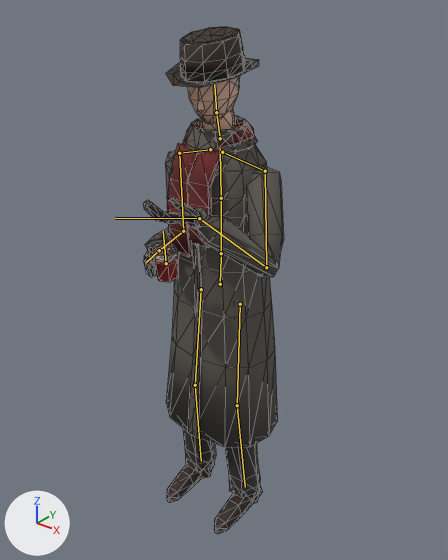
A saved change to the glTF model site/public/models/people_man_older.lite.glb.
Before and after are seen from a 50 mm lens placed at (1.21, -1.493, 1.888), pointed at (0.058, -0.053, 0.995). Lighting does not change. The marker at lower left points along +X, +Y and +Z. The picture after the commit comes second. Both versions are drawn at frame 72 of the action 'chat'; the numbers are the values there. The bones that change, and the others that lie on the model, are drawn over the model as lines. Mesh edges are drawn as thin lines.

The first picture shows 'body', 'mug'.
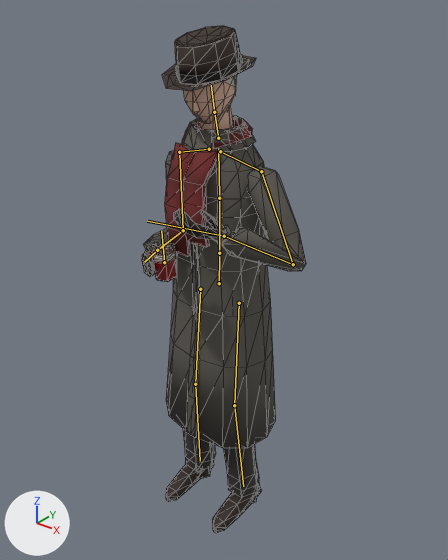
Where the change shows, as pixel boxes [x1, y1, x2, y2] in the pictures (448 x 560 px):
```json
{"object": "body", "change": "posed", "before": [143, 27, 284, 534], "after": [142, 26, 306, 533], "on screen": "16% wider"}
{"object": "mug", "change": "posed", "before": [144, 244, 179, 282], "after": [142, 243, 177, 282]}
{"bone": "hips", "before": "(220, 284) to (221, 257)", "after": "(219, 283) to (219, 256)"}
{"bone": "spine", "before": "(221, 253) to (221, 198)", "after": "(219, 253) to (219, 198)"}
{"bone": "chest", "before": "(221, 198) to (220, 148)", "after": "(219, 198) to (218, 148)"}
{"bone": "head", "before": "(216, 112) to (214, 84)", "after": "(214, 112) to (211, 85)"}
{"bone": "upperarm.L", "before": "(265, 171) to (266, 267)", "after": "(261, 171) to (293, 264)"}
{"bone": "forearm.L", "before": "(266, 267) to (199, 218)", "after": "(293, 264) to (224, 236)"}
{"bone": "hand.L", "before": "(199, 218) to (115, 218)", "after": "(224, 236) to (147, 221)"}
{"bone": "upperarm.R", "before": "(179, 153) to (183, 231)", "after": "(179, 152) to (183, 230)"}
{"bone": "forearm.R", "before": "(183, 231) to (159, 250)", "after": "(183, 230) to (157, 250)"}
{"bone": "thigh.L", "before": "(240, 304) to (237, 405)", "after": "(239, 303) to (234, 405)"}
{"bone": "shin.L", "before": "(237, 405) to (245, 487)", "after": "(234, 405) to (243, 486)"}
{"bone": "thigh.R", "before": "(201, 289) to (195, 385)", "after": "(200, 289) to (195, 384)"}
{"bone": "shin.R", "before": "(195, 385) to (201, 461)", "after": "(195, 384) to (200, 461)"}
```

Scene script edits in JSON lines:
```json
{"block": "bone_hips", "where": "bone_hips = bpy.data.objects['people_man_older'].pose.bones['hips']"}
{"op": "set", "path": "bone_hips.location", "old": "(0.0, -0.006, 0.0)", "new": "(-0.005, -0.006, 0.0)"}
{"op": "set", "path": "bone_hips.rotation_quaternion", "old": "(1.0, 0.0, 0.0, 0.0)", "new": "(1.0, 0.0, -0.007, 0.006)", "note": "degrees (0, 0, 0) -> degrees (0, -1, 1)"}
{"block": "bone_spine", "where": "bone_spine = bpy.data.objects['people_man_older'].pose.bones['spine']  # child of 'hips'"}
{"op": "set", "path": "bone_spine.rotation_quaternion", "old": "(1.0, 0.01, 0.0, 0.0)", "new": "(1.0, 0.01, 0.005, -0.005)", "note": "degrees (1, 0, 0) -> degrees (1, 1, -1)"}
{"block": "bone_chest", "where": "bone_chest = bpy.data.objects['people_man_older'].pose.bones['chest']  # child of 'spine'"}
{"op": "set", "path": "bone_chest.rotation_quaternion", "old": "(1.0, 0.028, 0.001, 0.0)", "new": "(0.999, 0.028, -0.023, -0.001)", "note": "degrees (3, 0, 0) -> degrees (3, -3, 0)"}
{"block": "bone_head", "where": "bone_head = bpy.data.objects['people_man_older'].pose.bones['head']  # child of 'neck'"}
{"op": "set", "path": "bone_head.rotation_quaternion", "old": "(0.997, -0.008, 0.079, -0.009)", "new": "(0.998, 0.021, 0.063, -0.01)", "note": "degrees (-1, 9, -1) -> degrees (2, 7, -1)"}
{"block": "bone_upperarm_l", "where": "bone_upperarm_l = bpy.data.objects['people_man_older'].pose.bones['upperarm.L']  # child of 'shoulder.L'"}
{"op": "set", "path": "bone_upperarm_l.rotation_quaternion", "old": "(0.945, 0.297, -0.018, 0.137)", "new": "(0.973, 0.102, -0.085, 0.187)", "note": "degrees (34, -7, 14) -> degrees (10, -12, 21)"}
{"block": "bone_forearm_l", "where": "bone_forearm_l = bpy.data.objects['people_man_older'].pose.bones['forearm.L']  # child of 'upperarm.L'"}
{"op": "set", "path": "bone_forearm_l.rotation_quaternion", "old": "(0.608, 0.758, 0.0, -0.236)", "new": "(0.544, 0.801, 0.0, -0.249)", "note": "degrees (99, 21, -18) -> degrees (108, 24, -17)"}
{"block": "bone_hand_l", "where": "bone_hand_l = bpy.data.objects['people_man_older'].pose.bones['hand.L']  # child of 'forearm.L'"}
{"op": "set", "path": "bone_hand_l.rotation_quaternion", "old": "(0.757, -0.12, -0.572, 0.293)", "new": "(0.812, 0.023, -0.56, 0.163)", "note": "degrees (-58, -53, 73) -> degrees (-21, -67, 37)"}
{"block": "bone_upperarm_r", "where": "bone_upperarm_r = bpy.data.objects['people_man_older'].pose.bones['upperarm.R']  # child of 'shoulder.R'"}
{"op": "set", "path": "bone_upperarm_r.rotation_quaternion", "old": "(0.998, 0.006, -0.057, 0.019)", "new": "(0.997, 0.022, -0.077, 0.019)", "note": "degrees (1, -7, 2) -> degrees (2, -9, 2)"}
{"block": "bone_forearm_r", "where": "bone_forearm_r = bpy.data.objects['people_man_older'].pose.bones['forearm.R']  # child of 'upperarm.R'"}
{"op": "set", "path": "bone_forearm_r.rotation_quaternion", "old": "(0.687, 0.694, 0.0, 0.216)", "new": "(0.696, 0.686, 0.0, 0.213)", "note": "degrees (88, -17, 18) -> degrees (86, -17, 18)"}
{"block": "bone_thigh_l", "where": "bone_thigh_l = bpy.data.objects['people_man_older'].pose.bones['thigh.L']  # child of 'hips'"}
{"op": "set", "path": "bone_thigh_l.rotation_quaternion", "old": "(-0.999, -0.024, 0.02, -0.011)", "new": "(-0.999, -0.031, 0.02, -0.005)", "note": "degrees (3, -2, 1) -> degrees (4, -2, 1)"}
{"block": "bone_shin_l", "where": "bone_shin_l = bpy.data.objects['people_man_older'].pose.bones['shin.L']  # child of 'thigh.L'"}
{"op": "set", "path": "bone_shin_l.rotation_quaternion", "old": "(0.999, -0.04, 0.001, 0.0)", "new": "(0.999, -0.053, 0.001, 0.0)", "note": "degrees (-5, 0, 0) -> degrees (-6, 0, 0)"}
{"block": "bone_thigh_r", "where": "bone_thigh_r = bpy.data.objects['people_man_older'].pose.bones['thigh.R']  # child of 'hips'"}
{"op": "set", "path": "bone_thigh_r.rotation_quaternion", "old": "(0.999, 0.023, 0.02, -0.011)", "new": "(1.0, 0.016, 0.019, -0.017)", "note": "degrees (3, 2, -1) -> degrees (2, 2, -2)"}
{"block": "bone_shin_r", "where": "bone_shin_r = bpy.data.objects['people_man_older'].pose.bones['shin.R']  # child of 'thigh.R'"}
{"op": "set", "path": "bone_shin_r.rotation_quaternion", "old": "(0.999, -0.04, -0.001, 0.0)", "new": "(1.0, -0.027, -0.001, 0.0)", "note": "degrees (-5, 0, 0) -> degrees (-3, 0, 0)"}
```
